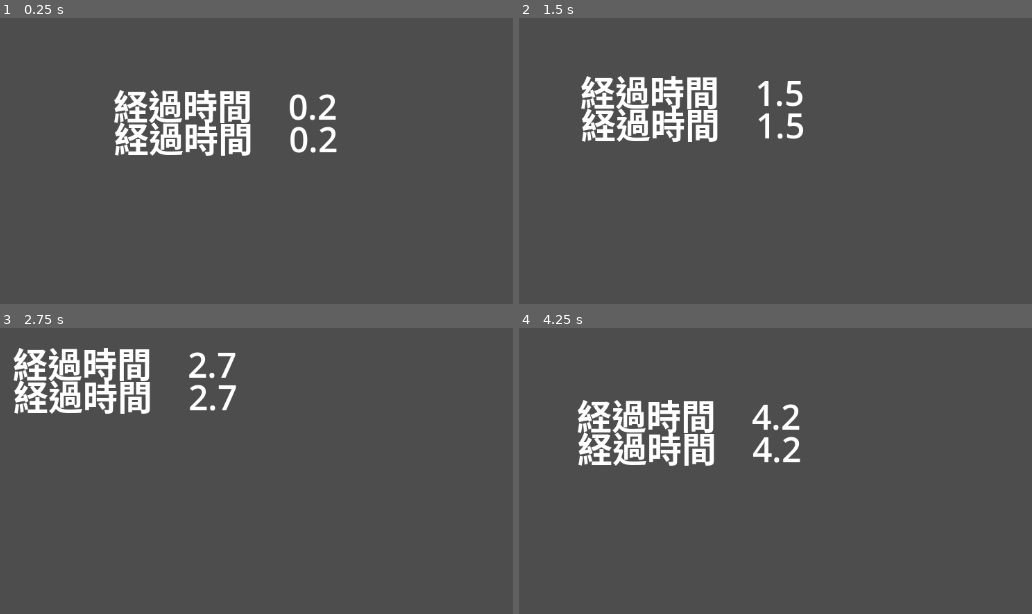
Above: before the commit, frames 1-4 (two rows, left to right).
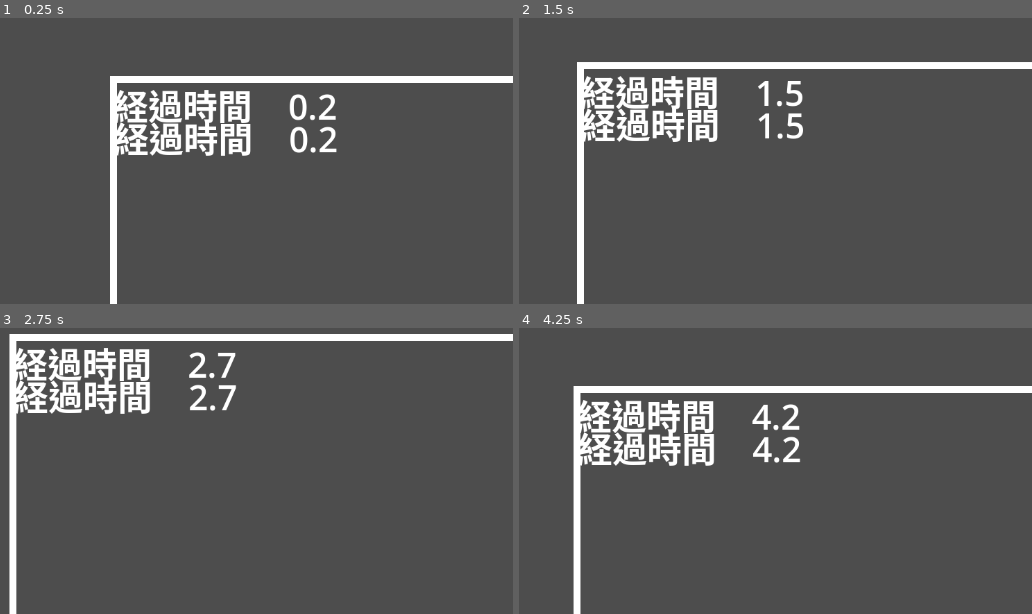
Above: after the commit, the same moments.

Repository: WOCae/L002
Game: Godot game, scene res://main.tscn
Same seed, same stepped clock (60 frames per second), same inputs: the game is played once before the commit and once after it.
Inputs:
- Up to frame 1 (0.25 s): no input
- Up to frame 2 (1.5 s): hold Right (ui_right) 0.53-1.28 s; tap Space (ui_select) at 0.77 s; hold Down (ui_down) from 1.28 s (still down)
- Up to frame 3 (2.75 s): tap Space (ui_select) at 1.52 s; release Down (ui_down) at 2.03 s; hold Right (ui_right) from 2.03 s (still down)
- Up to frame 4 (4.25 s): release Right (ui_right) at 2.78 s; hold Up (ui_up) 2.78-3.53 s; tap Space (ui_select) at 3.02, 3.77 s; hold Left (ui_left) from 3.53 s (still down)

The runs differ from the first frame. In frame 1, 2.9% of the frame differs, in the area x 21-100%, y 20-100%; in frame 2, 3.3%; in frame 3, 3.8%, in the area x 1-100%, y 2-100%; in frame 4, 3.4%.

Commit message:
Update main.tscn

Diff:
--- a/main.tscn
+++ b/main.tscn
@@ -21,3 +21,7 @@
 [node name="Camera2D" type="Camera2D" parent="."]
 
 [node name="FileRW" parent="." instance=ExtResource("2_7ak34")]
+
+[node name="Line2D" type="Line2D" parent="."]
+points = PackedVector2Array(0, 0, 1152, 0, 1152, 648, 0, 648)
+closed = true
